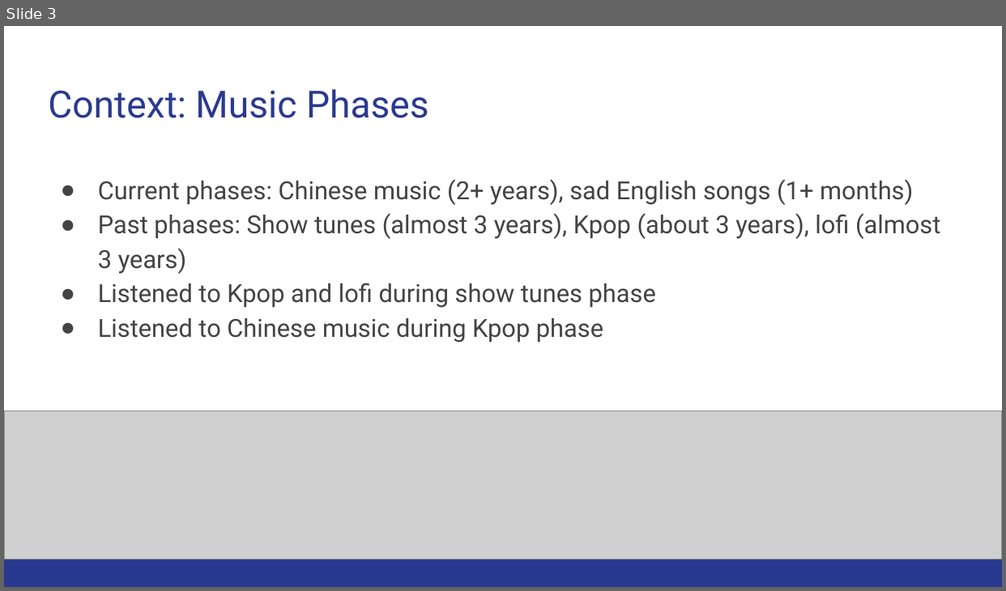
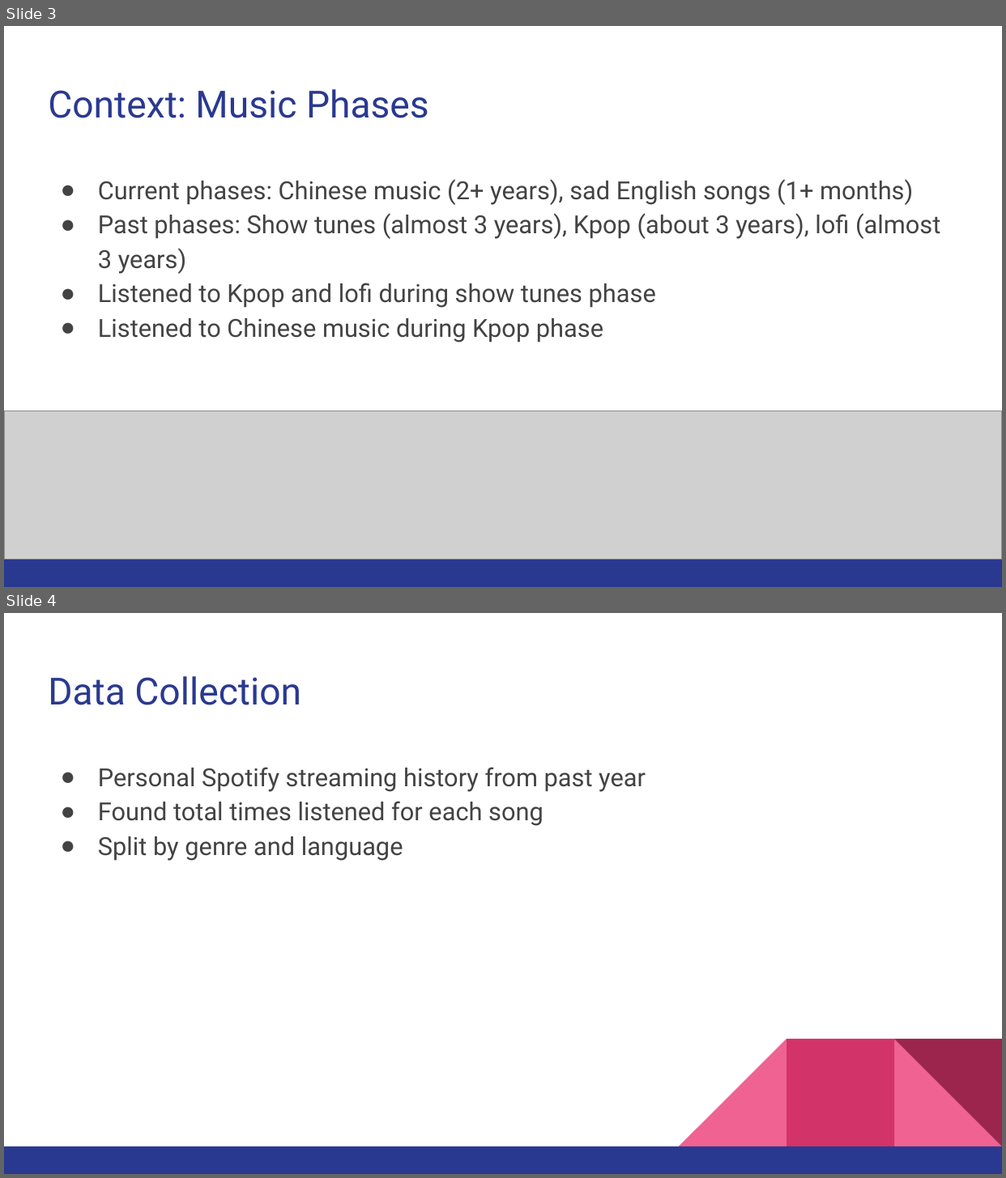
Before and after one commit to chloelinli/image-classification, a slide deck: projects/spotify_listening/presentations/my_music_taste.pptx. Shown one above the other, each under a label of ours: slide 3 before the commit, slides 3 and 4 after it. The pictures are 1006x591 and 1006x1178 pixels, drawn with LibreOffice and Linux fonts; fonts in the diff are those of the drawing; grey boxes stand for pictures. Boxes give left, top, right and bottom in pixels: in the first picture for what was removed or moved away, otherwise in the second. Text is boxed around its words. In the diff, an @@ line names an element or a change of style, - is before the commit and + after.

```diff
--- a/projects/spotify_listening/presentations/my_music_taste.pptx
+++ b/projects/spotify_listening/presentations/my_music_taste.pptx
@@ slide 4 added at (4, 613, 1002, 1174), background #FFFFFF; not listed: 5 template elements that a slide beside it also shows @@
@@ title added at (48, 676, 301, 705), 27 pt, text #2A3990 @@
+Data Collection
@@ text added at (98, 767, 646, 861), 18 pt, text #434343 @@
+● Personal Spotify streaming history from past year
+● Found total times listened for each song
+● Split by genre and language
```
Also in this commit, not shown: 6 slides changed, 2 other slides added, 4 slides removed, 1 other file.
